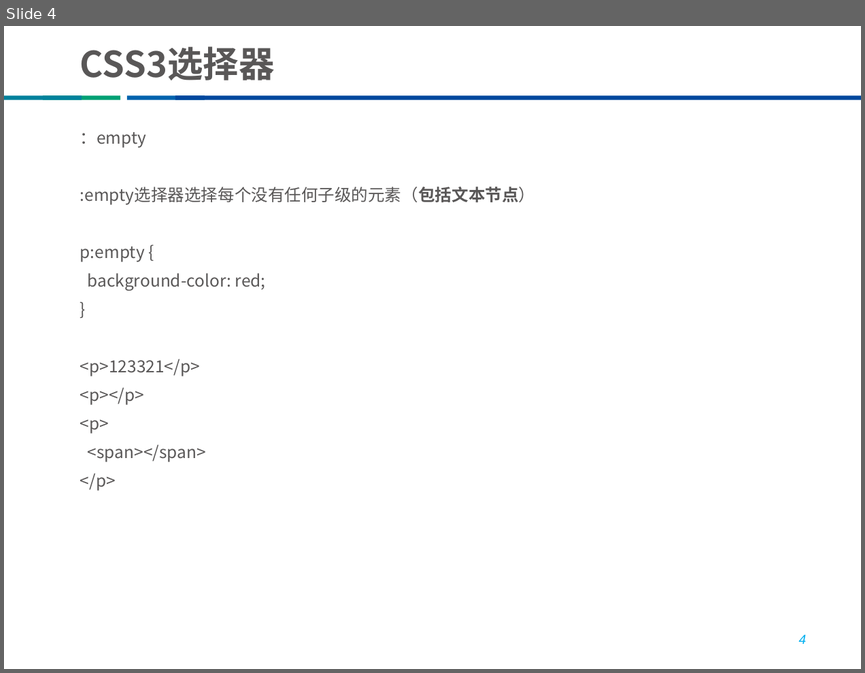
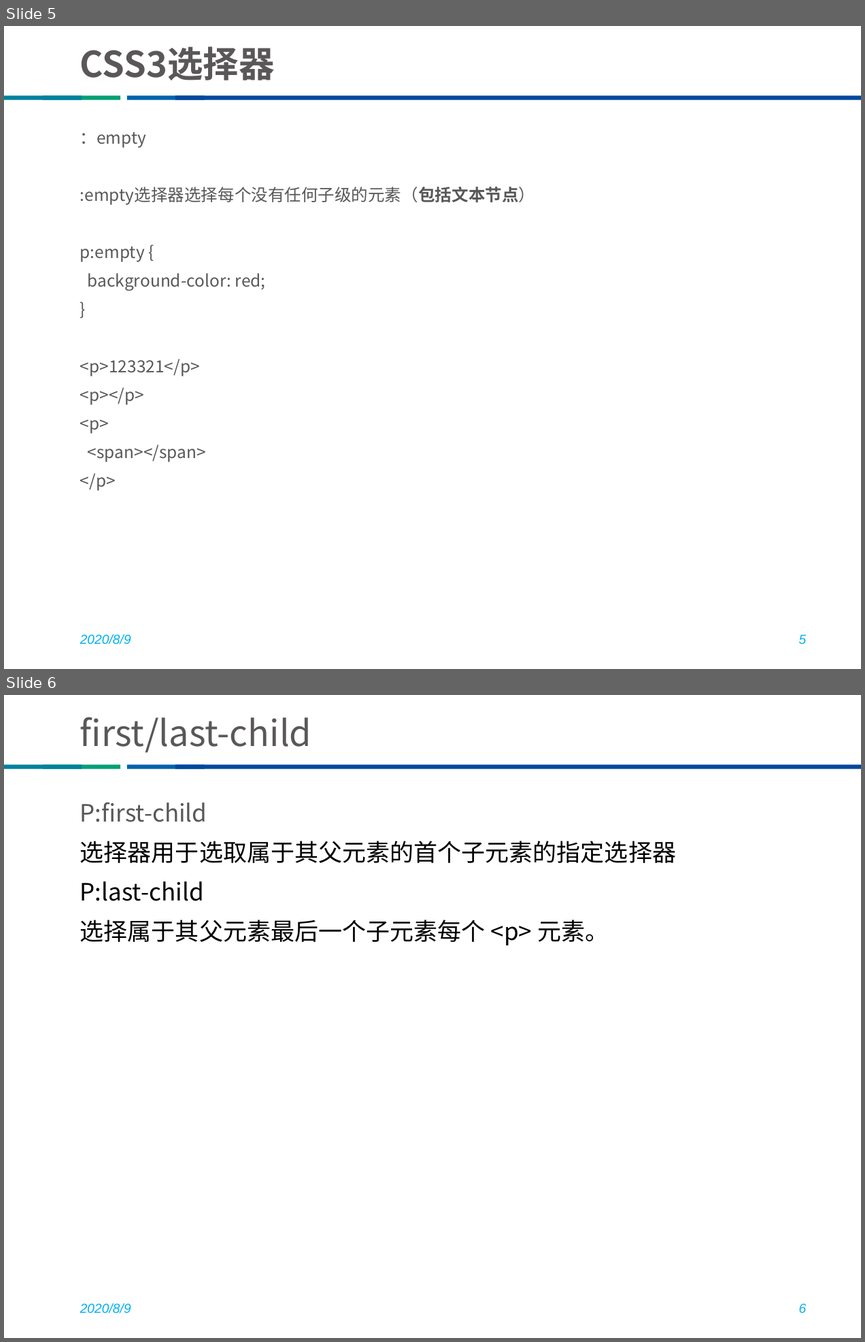
Before and after one commit to he8hepeng/thunisoftCli3, a slide deck: css教案（修改版）.pptx. Shown one above the other, each under a label of ours: slide 4 before the commit, slides 5 and 6 after it. The pictures are 865x673 and 865x1342 pixels, drawn with LibreOffice and Linux fonts; fonts in the diff are those of the drawing; background and template pictures are left out. Boxes give left, top, right and bottom in pixels: in the first picture for what was removed or moved away, otherwise in the second. Text is boxed around its words. In the diff, an @@ line names an element or a change of style, - is before the commit and + after.

```diff
--- a/css教案（修改版）.pptx
+++ b/css教案（修改版）.pptx
@@ slide 6 added at box(4, 695, 861, 1338), background #FFFFFF; not listed: 4 template elements that a slide beside it also shows @@
@@ title added at box(80, 717, 312, 753), 30 pt, text #595757 @@
+first/last-child
@@ text added at box(80, 802, 676, 945), 20 pt, text #000000 @@
+P:first-child
+选择器用于选取属于其父元素的首个子元素的指定选择器
+P:last-child
+选择属于其父元素最后一个子元素每个 <p> 元素。
@@ text added at box(80, 1303, 131, 1313), 11 pt, text #00B0F0, italic @@
+2020/8/9
@@ page number added at box(799, 1303, 806, 1313), 11 pt, text #00B0F0, italic @@
+6
@@ what was slide 4 is now slide 5 @@
@@ slide 5 changed as well @@
@@ text added at box(80, 634, 131, 644), 11 pt, text #00B0F0, italic @@
+2020/8/9
@@ page number at box(799, 634, 806, 644): text changed @@
-4
+5
```
Also in this commit, not shown: 4 other slides changed, 6 other slides added, 15 other files.
